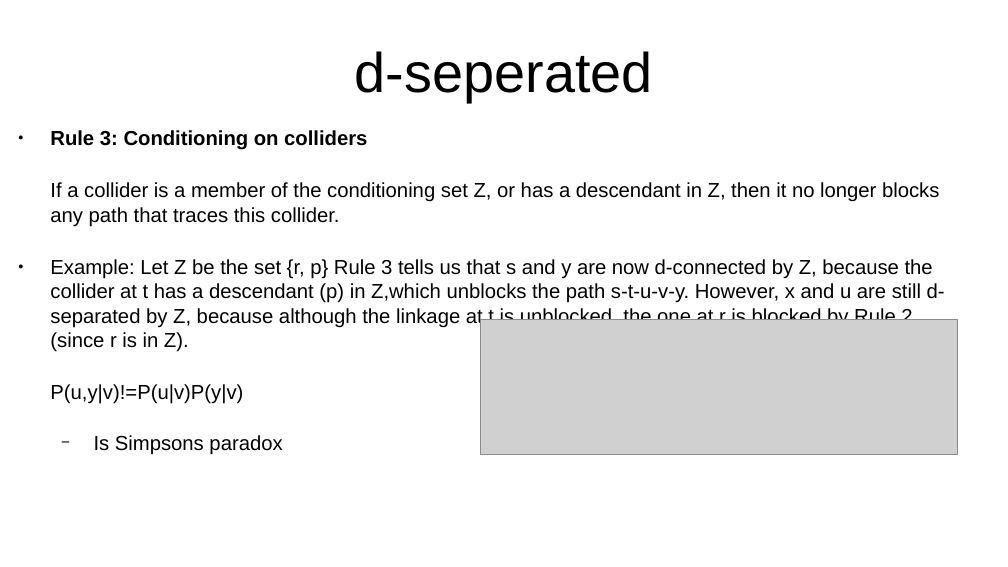
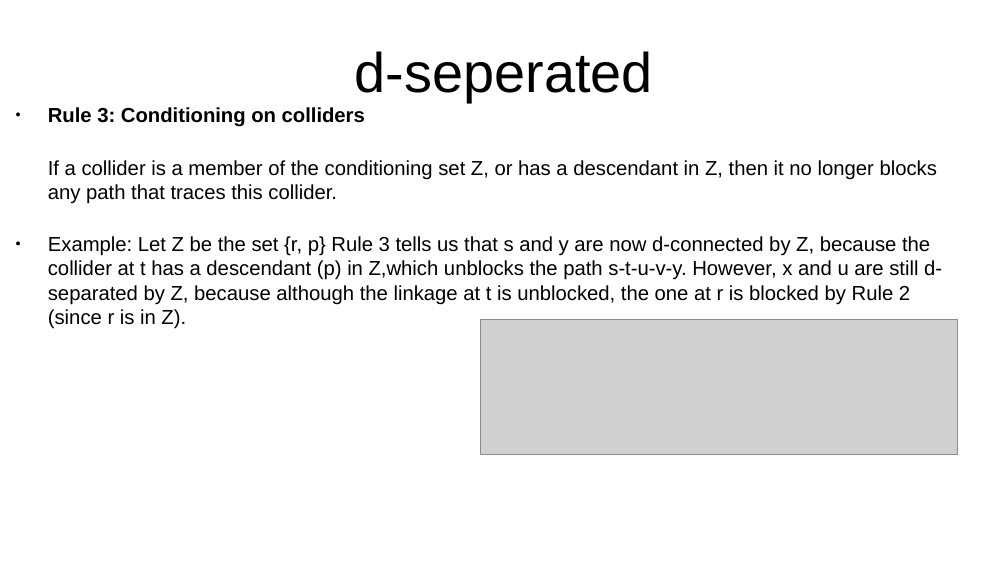
Before and after one commit to emoen/CausalityDiscoveryCrunchDAO, a slide deck: slide 20 of presentation/HIBRAIN_March_25.odp. Drawn at 1008x567 pixels with LibreOffice and Linux fonts; fonts in the diff are those of the drawing; grey boxes stand for pictures. Boxes give left, top, right and bottom in pixels: in the first picture for what was removed or moved away, otherwise in the second. Text is boxed around its words. In the diff, an @@ line names an element or a change of style, - is before the commit and + after.

```diff
--- a/presentation/HIBRAIN_March_25.odp
+++ b/presentation/HIBRAIN_March_25.odp
@@ text "Rule 3: Conditioning on colliders": place and size @@
-text "Rule 3: Conditioning on colliders" at [50,130,945,455]
+text "Rule 3: Conditioning on colliders" at [48,107,942,329]
@@ text at [50,384,282,455]: paragraphs removed @@
-P(u,y|v)!=P(u|v)P(y|v)
-  − Is Simpsons paradox
```
Also in this commit, not shown: 3 other slides changed, 11 slides added, 5 slides removed, 1 other file.
